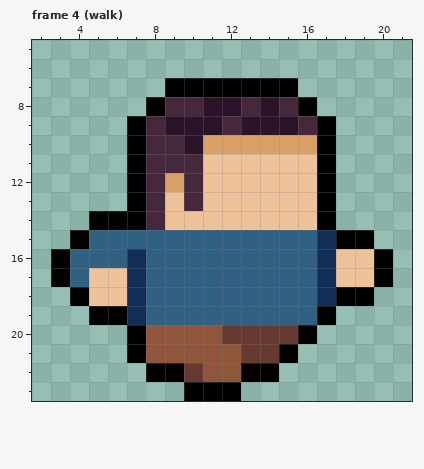
A pixel-art file gets an edit: Reaper/Content/Art/Player/player.aseprite. The picture above is the old version.
24x24 pixels, 5 frames. Shown: frame 4 (walk): x 2..21, y 5..23.
And afterwards:
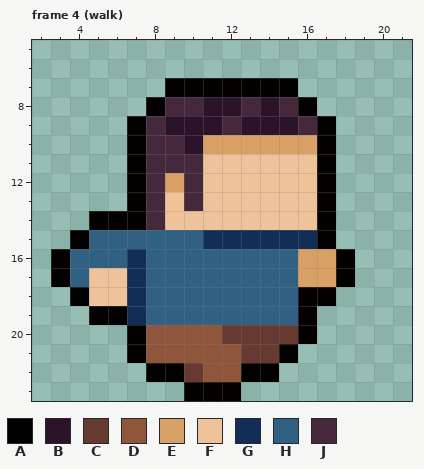
Palette (. is transparent): A #020100  B #2b142a  C #663931  D #8f563b  E #d9a066  F #eec39a  G #122d56  H #306082  J #45283c
From old to new:
Frame 4 (walk), layers "head", "torso":
y 15: x 11..19 HHHHHHGAA -> GGGGGGA..
y 16..17: x 16..20 HGFFA -> EEA..
y 18: x 16..19 HGAA -> AA..
y 19: x 16..17 HA -> A.
Changed places in both pictures, as pixel boxes (x1, y1, x2, y2):
changed: (203, 230, 393, 325)
